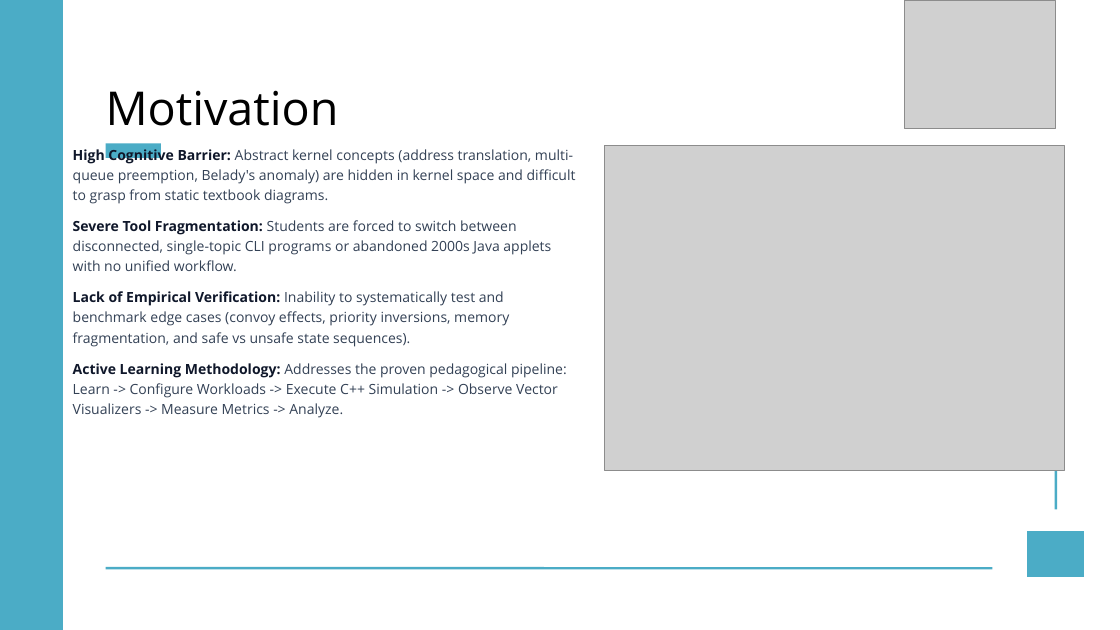
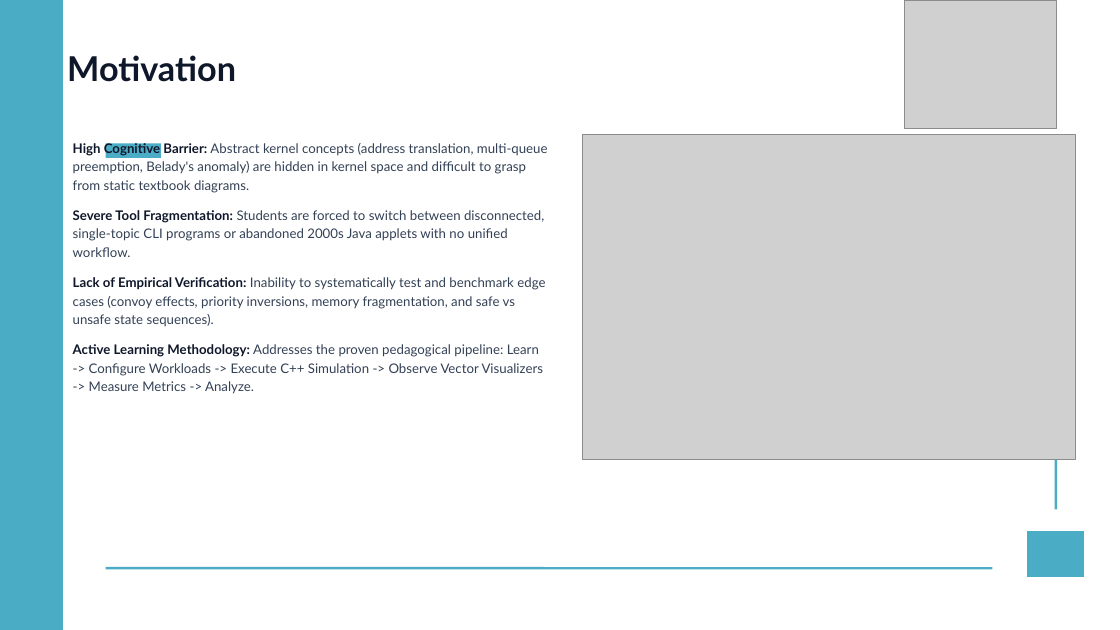
Before and after one commit to Manthan270706/OScope-Operating_Systems_Simulation, a slide deck: slide 4 of Mid Sem PPT.pptx. Drawn at 1120x630 pixels with LibreOffice and Linux fonts; fonts in the diff are those of the drawing; grey boxes stand for pictures. Boxes give left, top, right and bottom in pixels: in the first picture for what was removed or moved away, otherwise in the second. Text is boxed around its words. In the diff, an @@ line names an element or a change of style, - is before the commit and + after.

Commit message:
docs: format presentation with Lato and Lato Bold fonts and optimize slide layouts

```diff
--- a/Mid Sem PPT.pptx
+++ b/Mid Sem PPT.pptx
@@ text "Motivation": place and size @@
-text "Motivation" at [106,90,339,126]
+text "Motivation" at [67,55,236,82]
@@ text "Motivation" at [67,55,236,82]: size 60 to 44 pt, font Open Sans to Lato, text colour #000000 to #0F172A, bold on; line spacing 102.5pt to 1 @@
@@ text "High Cognitive Barrier: Abstract kernel ..." at [73,141,548,394]: size 18 to 17 pt, font Open Sans to Lato; line spacing 1.2 to 1.18 @@
@@ picture: place and size @@
-picture at [605,146,1064,470]
+picture at [582,134,1075,459]
```
Also in this commit, not shown: 8 other slides changed, 1 other file.
